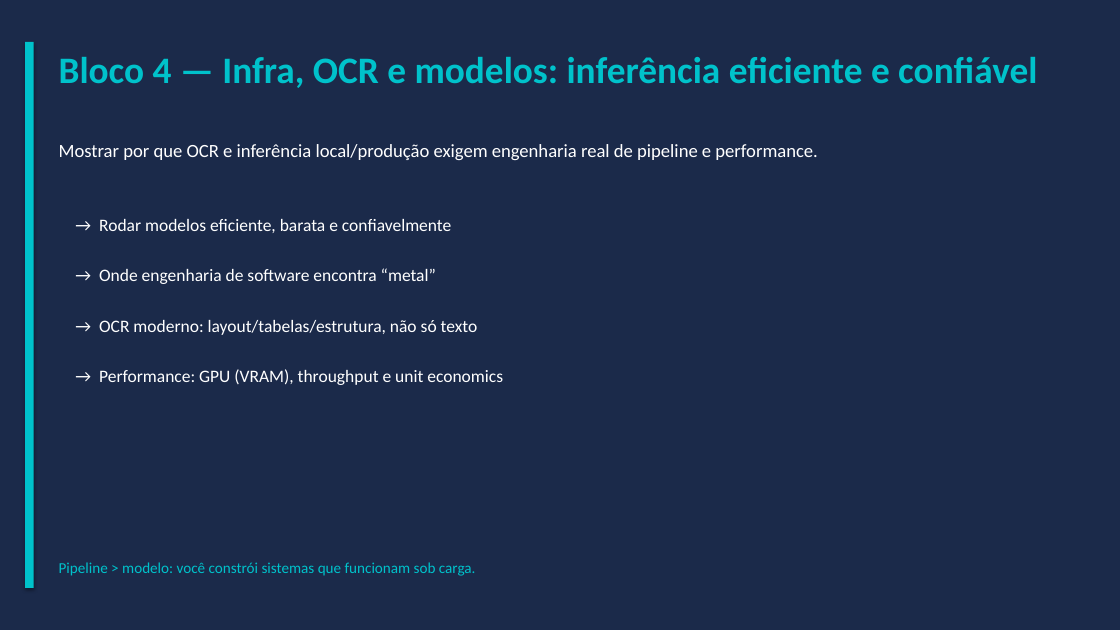
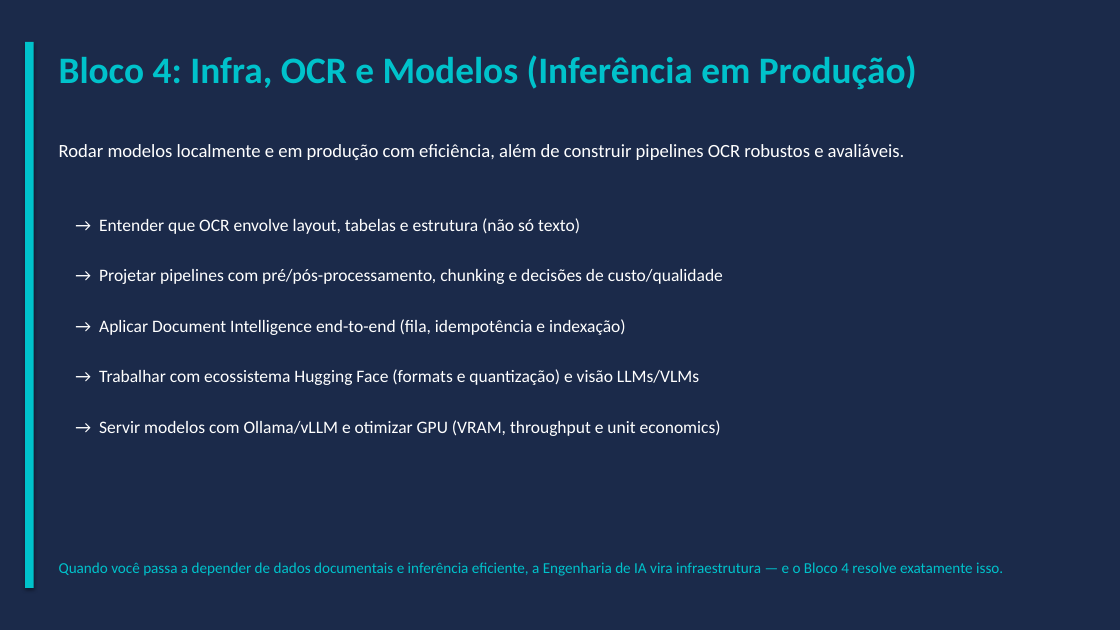
Before and after one commit to caio-moliveira/ai-engineer-roadmap, a slide deck: slide 10 of 03-ai-agents/09-agents-in-production/artifacts/presentation_final.pptx. Drawn at 1120x630 pixels with LibreOffice and Linux fonts; fonts in the diff are those of the drawing. Boxes give left, top, right and bottom in pixels: in the first picture for what was removed or moved away, otherwise in the second. Text is boxed around its words. In the diff, an @@ line names an element or a change of style, - is before the commit and + after.

```diff
--- a/03-ai-agents/09-agents-in-production/artifacts/presentation_final.pptx
+++ b/03-ai-agents/09-agents-in-production/artifacts/presentation_final.pptx
@@ text at [59, 55, 917, 89]: text changed @@
-Bloco 4 — Infra, OCR e modelos: inferência eficiente e confiável
+Bloco 4: Infra, OCR e Modelos (Inferência em Produção)
@@ text at [59, 144, 905, 160]: text changed @@
-Mostrar por que OCR e inferência local/produção exigem engenharia real de pipeline e performance.
+Rodar modelos localmente e em produção com eficiência, além de construir pipelines OCR robustos e avaliáveis.
@@ text at [99, 218, 580, 234]: text changed @@
-→ Rodar modelos eficiente, barata e confiavelmente
+→ Entender que OCR envolve layout, tabelas e estrutura (não só texto)
@@ text at [99, 269, 723, 284]: text changed @@
-→ Onde engenharia de software encontra “metal”
+→ Projetar pipelines com pré/pós-processamento, chunking e decisões de custo/qualidade
@@ text at [99, 319, 626, 335]: text changed @@
-→ OCR moderno: layout/tabelas/estrutura, não só texto
+→ Aplicar Document Intelligence end-to-end (fila, idempotência e indexação)
@@ text at [99, 369, 699, 385]: text changed @@
-→ Performance: GPU (VRAM), throughput e unit economics
+→ Trabalhar com ecossistema Hugging Face (formats e quantização) e visão LLMs/VLMs
@@ text added at [99, 420, 721, 436], 15 pt, text #FFFFFF @@
+→ Servir modelos com Ollama/vLLM e otimizar GPU (VRAM, throughput e unit economics)
@@ text at [59, 562, 1003, 576]: text changed @@
-Pipeline > modelo: você constrói sistemas que funcionam sob carga.
+Quando você passa a depender de dados documentais e inferência eficiente, a Engenharia de IA vira infraestrutura — e o Bloco 4 resolve exatamente isso.
```
Also in this commit, not shown: 11 other slides changed, 2 slides added, 2 slides removed, 24 other files.
